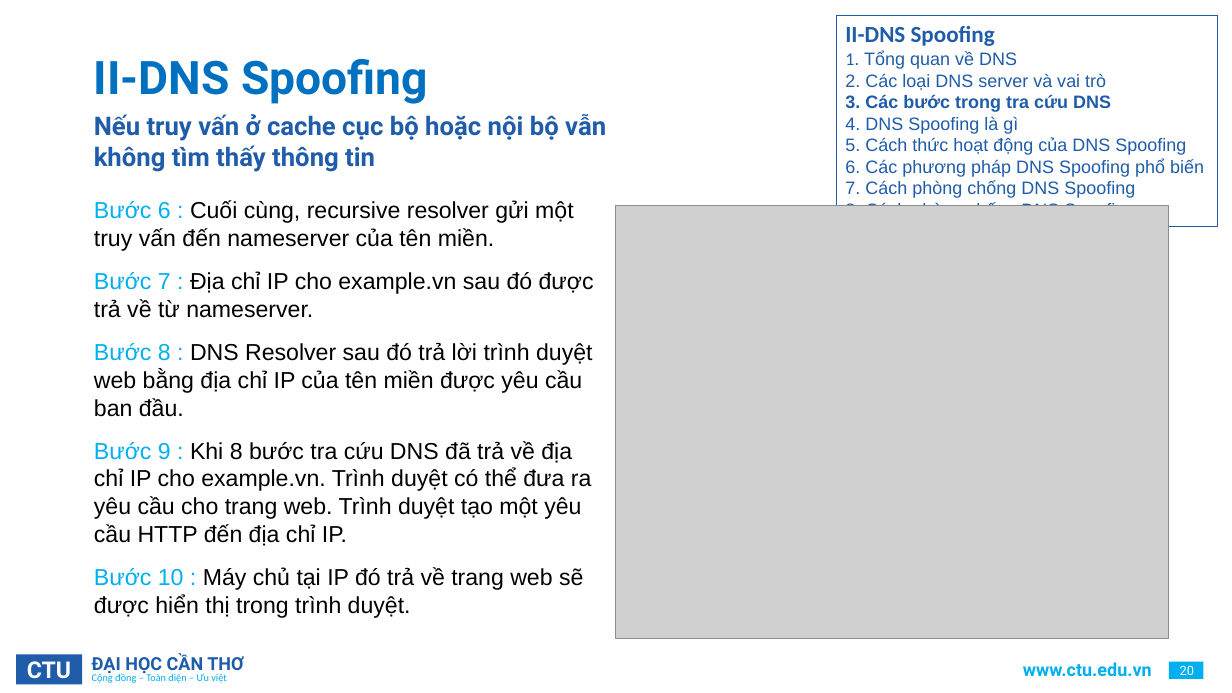
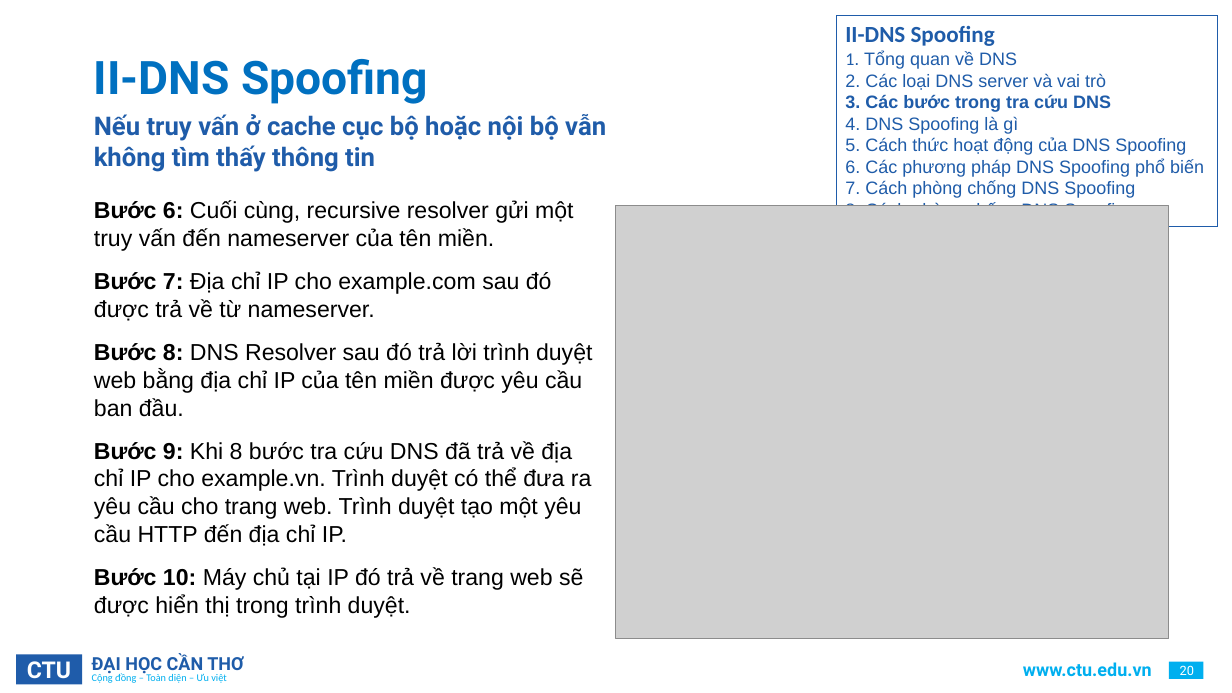
Before and after one commit to HaiDangDoo/archive, a slide deck: slide 20 of NLCS/CTU_PowerPoint_Template.pptx. Drawn at 1232x693 pixels with LibreOffice and Linux fonts; fonts in the diff are those of the drawing; grey boxes stand for pictures; background and template pictures are left out. Boxes give left, top, right and bottom in pixels: in the first picture for what was removed or moved away, otherwise in the second. Text is boxed around its words. In the diff, an @@ line names an element or a change of style, - is before the commit and + after.

```diff
--- a/NLCS/CTU_PowerPoint_Template.pptx
+++ b/NLCS/CTU_PowerPoint_Template.pptx
@@ text at (94, 200, 592, 618): text changed @@
-Bước 6 : Cuối cùng, recursive resolver gửi một truy vấn đến nameserver của tên miền.
-Bước 7 : Địa chỉ IP cho example.vn sau đó được trả về từ nameserver.
-Bước 8 : DNS Resolver sau đó trả lời trình duyệt web bằng địa chỉ IP của tên miền được yêu cầu ban đầu.
-Bước 9 : Khi 8 bước tra cứu DNS đã trả về địa chỉ IP cho example.vn. Trình duyệt có thể đưa ra yêu cầu cho trang web. Trình duyệt tạo một yêu cầu HTTP đến địa chỉ IP.
-Bước 10 : Máy chủ tại IP đó trả về trang web sẽ được hiển thị trong trình duyệt.
+Bước 6: Cuối cùng, recursive resolver gửi một truy vấn đến nameserver của tên miền.
+Bước 7: Địa chỉ IP cho example.com sau đó được trả về từ nameserver.
+Bước 8: DNS Resolver sau đó trả lời trình duyệt web bằng địa chỉ IP của tên miền được yêu cầu ban đầu.
+Bước 9: Khi 8 bước tra cứu DNS đã trả về địa chỉ IP cho example.vn. Trình duyệt có thể đưa ra yêu cầu cho trang web. Trình duyệt tạo một yêu cầu HTTP đến địa chỉ IP.
+Bước 10: Máy chủ tại IP đó trả về trang web sẽ được hiển thị trong trình duyệt.
```
Also in this commit, not shown: 30 other slides changed, 2 slides removed, 35 other files.
